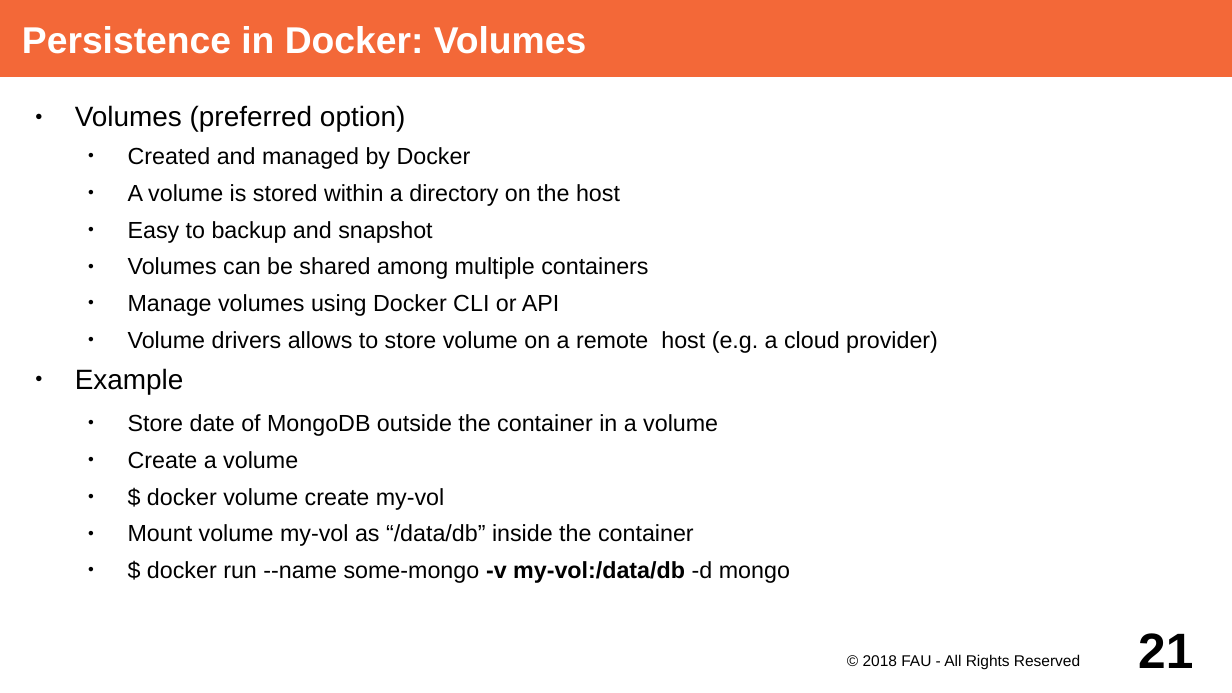
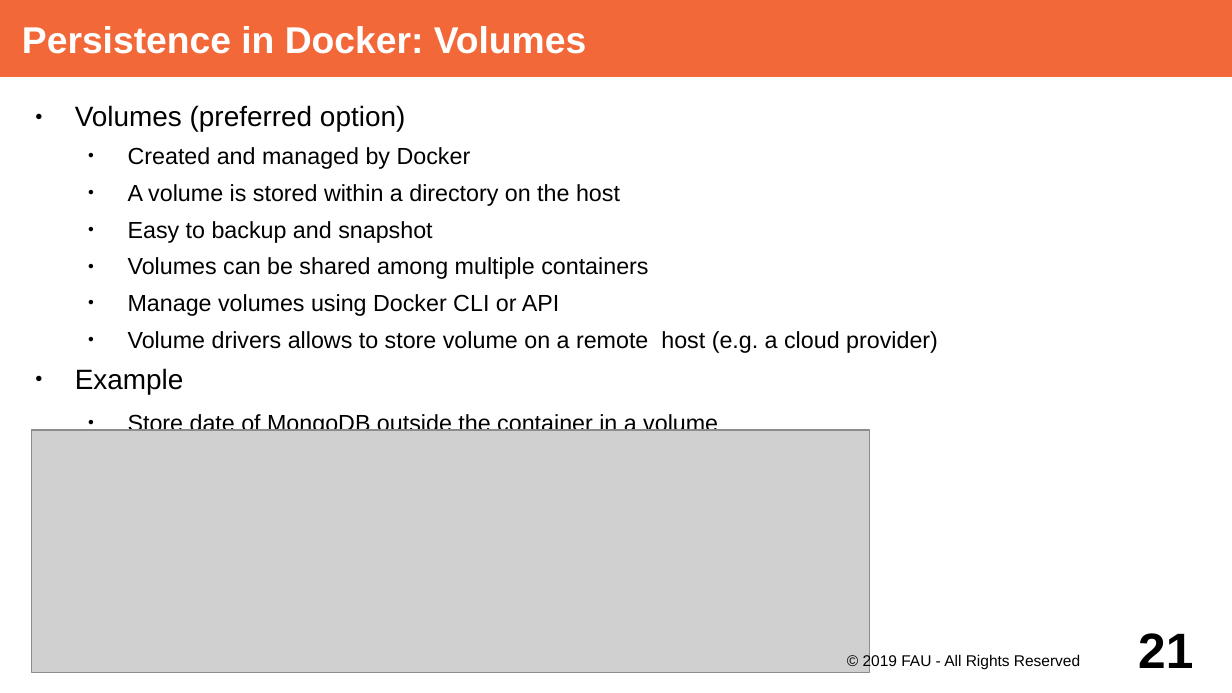
Before and after one commit to dirkriehle/adap-course, a slide deck: slide 21 of Lecture Slides/ADAP Z01 - Containerization.odp. Drawn at 1232x693 pixels with LibreOffice and Linux fonts; fonts in the diff are those of the drawing; grey boxes stand for pictures. Boxes give left, top, right and bottom in pixels: in the first picture for what was removed or moved away, otherwise in the second. Text is boxed around its words. In the diff, an @@ line names an element or a change of style, - is before the commit and + after.

Commit message:
Extend containerization slides with container orchestration content

```diff
--- a/Lecture Slides/ADAP Z01 - Containerization.odp
+++ b/Lecture Slides/ADAP Z01 - Containerization.odp
@@ picture added at [32,430,871,673] @@
@@ text at [128,451,790,583]: paragraphs removed @@
-  ● Create a volume
-  ● $ docker volume create my-vol
-  ● Mount volume my-vol as “/data/db” inside the container
-  ● $ docker run --name some-mongo -v my-vol:/data/db -d mongo
@@ text at [863,654,1080,670]: text changed @@
-© 2018 FAU - All Rights Reserved
+© 2019 FAU - All Rights Reserved
```
Also in this commit, not shown: 26 other slides changed.
